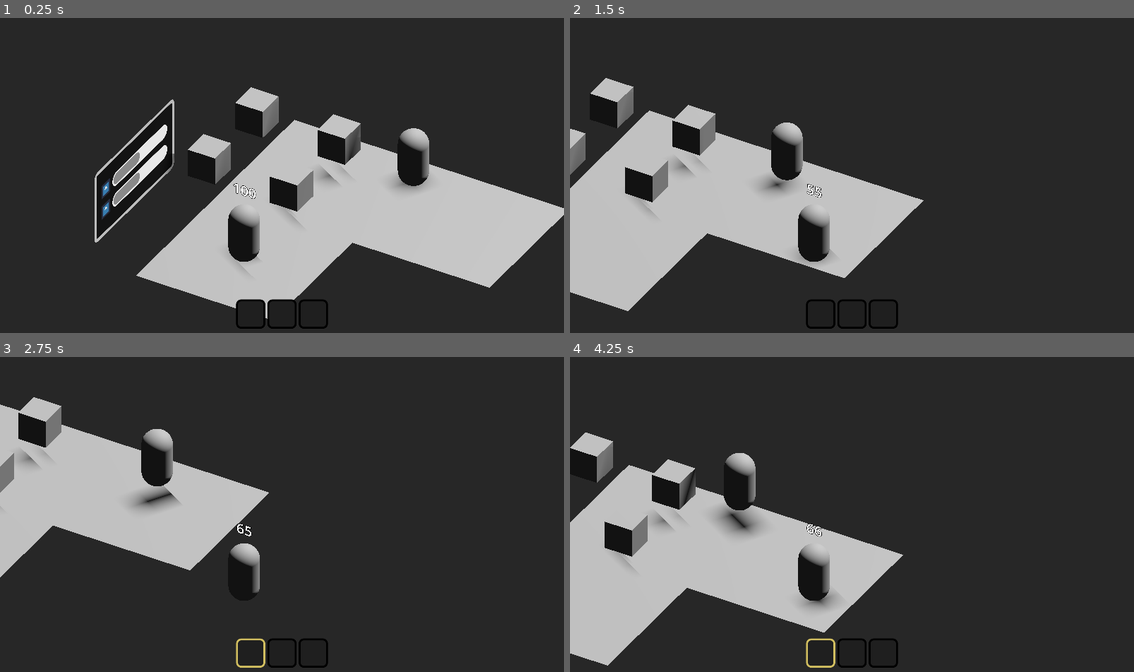
Above: before the commit, frames 1-4 (two rows, left to right).
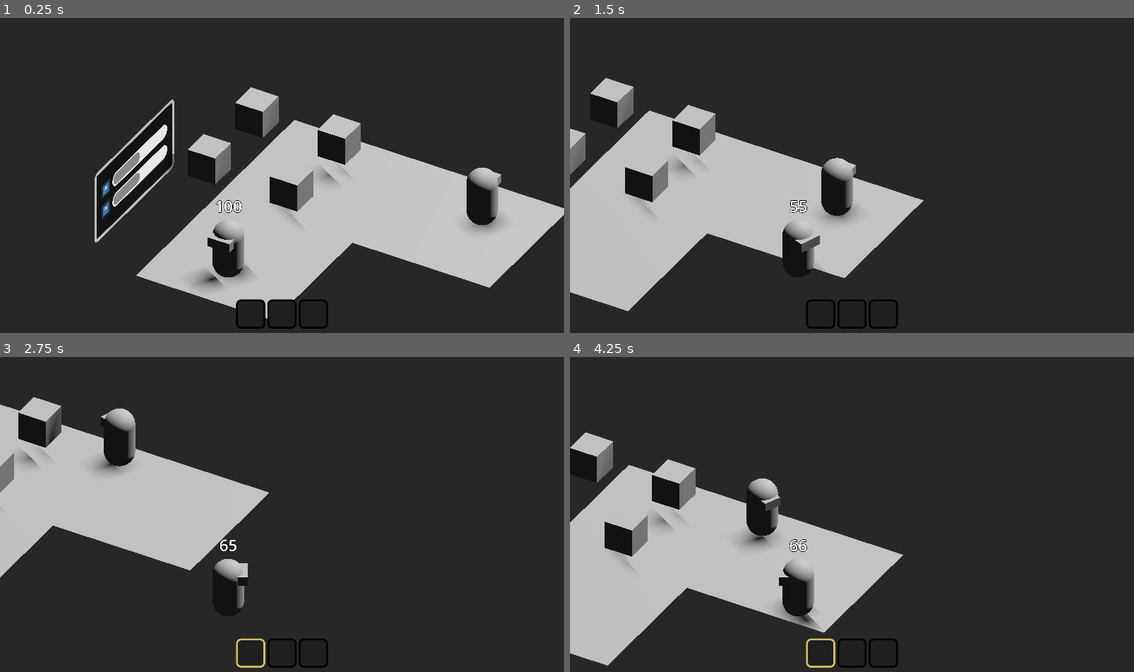
Above: after the commit, the same moments.

Repository: Scrawach/ld57
Game: Godot game, scene res://game.tscn
Two runs of this game, one before a commit and one after it. Both use one fixed random seed, a clock stepped at 60 frames per second and the inputs below. The engine's default icon, where the game draws it, is replaced by a stand-in: a white triangle on a blue panel in a dark square.
Inputs:
- Up to frame 1 (0.25 s): no input
- Up to frame 2 (1.5 s): hold D (move_right) 0.53-1.28 s; hold Shift (dash) 0.53-1.28 s; hold S (move_back) from 1.28 s (still down); tap E (interact) at 1.35 s
- Up to frame 3 (2.75 s): release S (move_back) at 2.03 s; hold D (move_right) from 2.03 s (still down); tap 1 at 2.1 s
- Up to frame 4 (4.25 s): release D (move_right) at 2.78 s; hold W (move_forward) 2.78-3.53 s; tap Shift (dash) at 2.85 s; hold A (move_left) from 3.53 s (still down); hold E (interact) from 3.53 s (still down)

The runs differ from the first frame. In frame 1, 4.0% of the frame differs, in the area x 34-90%, y 33-87%; in frame 2, 3.3%; in frame 3, 3.2%; in frame 4, 3.8%.

Commit message:
feature: implement chasing monster, and other naive states

Diff:
--- a/src/game.tscn
+++ b/src/game.tscn
@@ -15,8 +15,9 @@
 tonemap_mode = 2
 
 [sub_resource type="NavigationMesh" id="NavigationMesh_kve1j"]
-vertices = PackedVector3Array(-2, 0.5, -4, -2, 0.5, 0, 7, 0.5, 0, 7, 0.5, -4)
+vertices = PackedVector3Array(-2, 0.0999999, -4, -2, 0.0999999, 0, 7, 0.0999999, 0, 7, 0.0999999, -4)
 polygons = [PackedInt32Array(3, 2, 0), PackedInt32Array(0, 2, 1)]
+cell_height = 0.05
 
 [sub_resource type="QuadMesh" id="QuadMesh_p70e8"]
 
@@ -52,6 +53,7 @@
 mesh = SubResource("QuadMesh_p70e8")
 
 [node name="Monster" parent="World3D/Level" node_paths=PackedStringArray("waypoints") instance=ExtResource("2_74s4o")]
+transform = Transform3D(1, 0, 0, 0, 1, 0, 0, 0, 1, 5.48476, 0, -2.52374)
 waypoints = [NodePath("../Way Points/Marker3D"), NodePath("../Way Points/Marker3D2")]
 
 [node name="Way Points" type="Node3D" parent="World3D/Level"]
@@ -65,6 +67,7 @@
 gizmo_extents = 3.35
 
 [node name="Player" parent="World3D" node_paths=PackedStringArray("camera") instance=ExtResource("2_tmo8h")]
+transform = Transform3D(1, 0, 0, 0, 1, 0, 0, 0, 1, 0, 0, 4)
 camera = NodePath("../../Camera3D")
 
 [node name="Pickup Item" type="StaticBody3D" parent="World3D"]
--- a/src/monsters/monster.gd
+++ b/src/monsters/monster.gd
@@ -1,18 +1,74 @@
 class_name Monster
 extends Node3D
 
+const ATTACK_RANGE: float = 0.5
+
+enum State {
+	Idle,
+	Chasing,
+	Patrol
+}
+
 @export var speed := 2
+@export var patrol_speed := 4
+@export var chase_speed := 4
+
 @export var waypoints: Array[Node3D]
 
 @onready var nav_agent := $NavigationAgent3D as NavigationAgent3D
+@onready var chase_timer := $"Chase Timer" as Timer
+@onready var awaiting_timer := $"Awaiting Timer" as Timer
 
 var point_index: int = 0
 
+var player: Node3D
+var state: State
+
+func _ready() -> void:
+	chase_timer.timeout.connect(_on_chase_timeout)
+	awaiting_timer.timeout.connect(_on_awaiting_timeout)
+	_switch_to(State.Idle)
+
 func _physics_process(delta: float) -> void:
+	match state:
+		State.Chasing:
+			_process_chase(delta)
+		State.Patrol:
+			_process_patrol(delta)
+
+func _on_area_3d_body_entered(body: Node3D) -> void:
+	player = body
+	_switch_to(State.Chasing)
+
+func _on_area_3d_body_exited(body: Node3D) -> void:
+	chase_timer.start()
+
+func _process_attack() -> void:
+	pass
+
+func _process_chase(delta: float) -> void:
+	set_target_position(player.position)
+	_process_movement(delta)
+
+	if position.distance_to(player.position) < ATTACK_RANGE:
+		print("ATTACK!")
+
+func _on_chase_timeout() -> void:
+	_switch_to(State.Idle)
+	player = null
+
+func _on_awaiting_timeout() -> void:
+	_switch_to(State.Patrol)
+
+func _process_patrol(delta: float) -> void:
 	if nav_agent.is_navigation_finished():
 		select_next_point()
+		_switch_to(State.Idle)
 		return
 
+	_process_movement(delta)
+
+func _process_movement(delta: float) -> void:
 	var next_position := nav_agent.get_next_path_position()
 	var offset := next_position - global_position
 	global_position = global_position.move_toward(next_position, delta * speed)
@@ -21,6 +77,17 @@
 	if not offset.is_zero_approx():
 		look_at(global_position + offset, Vector3.UP)
 
+func _switch_to(new_state: State) -> void:
+	state = new_state
+	match state:
+		State.Idle:
+			awaiting_timer.start()
+		State.Patrol:
+			speed = patrol_speed
+		State.Chasing:
+			chase_timer.stop()
+			speed = chase_speed
+
 func select_next_point() -> void:
 	point_index += 1
 	point_index = point_index % waypoints.size()
--- a/src/monsters/monster.tscn
+++ b/src/monsters/monster.tscn
@@ -1,11 +1,15 @@
-[gd_scene load_steps=3 format=3 uid="uid://cu1sy3dij4mv2"]
+[gd_scene load_steps=5 format=3 uid="uid://cu1sy3dij4mv2"]
 
 [ext_resource type="Script" path="res://monsters/monster.gd" id="1_khyp3"]
 
 [sub_resource type="CapsuleMesh" id="CapsuleMesh_dddh6"]
 
+[sub_resource type="BoxMesh" id="BoxMesh_t25nv"]
+
+[sub_resource type="SphereShape3D" id="SphereShape3D_dyumk"]
+radius = 2.0
+
 [node name="Monster" type="Node3D"]
-transform = Transform3D(1, 0, 0, 0, 1, 0, 0, 0, 1, 3, 0, -3)
 script = ExtResource("1_khyp3")
 
 [node name="NavigationAgent3D" type="NavigationAgent3D" parent="."]
@@ -13,3 +17,24 @@
 [node name="MeshInstance3D" type="MeshInstance3D" parent="."]
 transform = Transform3D(1, 0, 0, 0, 1, 0, 0, 0, 1, 0, 1, 0)
 mesh = SubResource("CapsuleMesh_dddh6")
+
+[node name="MeshInstance3D" type="MeshInstance3D" parent="MeshInstance3D"]
+transform = Transform3D(-2.18557e-08, 0, -0.6, 0, 0.3, 0, 0.5, 0, -2.62268e-08, 0.0433874, 0.448601, -0.351676)
+mesh = SubResource("BoxMesh_t25nv")
+
+[node name="Area3D" type="Area3D" parent="."]
+transform = Transform3D(1, 0, 0, 0, 1, 0, 0, 0, 1, 0, 0, -1)
+collision_layer = 8
+collision_mask = 4
+
+[node name="CollisionShape3D" type="CollisionShape3D" parent="Area3D"]
+shape = SubResource("SphereShape3D_dyumk")
+
+[node name="Chase Timer" type="Timer" parent="."]
+one_shot = true
+
+[node name="Awaiting Timer" type="Timer" parent="."]
+one_shot = true
+
+[connection signal="body_entered" from="Area3D" to="." method="_on_area_3d_body_entered"]
+[connection signal="body_exited" from="Area3D" to="." method="_on_area_3d_body_exited"]
--- a/src/player.gd
+++ b/src/player.gd
@@ -16,6 +16,7 @@
 func _physics_process(delta: float) -> void:
 	_interaction_process(delta)
 	_movement_process(delta)
+	_rotation_process(delta)
 
 func _movement_process(delta: float) -> void:
 	var speed = movement_speed
@@ -29,6 +30,14 @@
 	var target_velocity = velocity.lerp(movement, delta * 10)
 	velocity = target_velocity
 	move_and_slide()
+
+func _rotation_process(delta: float) -> void:
+	var direction: float
+
+	if Vector2(velocity.z, velocity.x).length() > 0:
+		direction = Vector2(velocity.z, velocity.x).angle()
+
+	rotation.y = lerp_angle(rotation.y, direction, delta * 10)
 
 func get_movement_input(relative: Node3D) -> Vector3:
 	var input := Vector3.ZERO
--- a/src/player/player.tscn
+++ b/src/player/player.tscn
@@ -9,11 +9,13 @@
 
 [sub_resource type="CapsuleMesh" id="CapsuleMesh_fm8i8"]
 
+[sub_resource type="BoxMesh" id="BoxMesh_pyvwc"]
+
 [sub_resource type="SphereShape3D" id="SphereShape3D_d36ok"]
 radius = 2.0
 
 [node name="Player" type="CharacterBody3D"]
-transform = Transform3D(1, 0, 0, 0, 1, 0, 0, 0, 1, 0, 0, 3)
+collision_layer = 5
 script = ExtResource("1_ydiw7")
 
 [node name="CollisionShape3D" type="CollisionShape3D" parent="."]
@@ -23,6 +25,10 @@
 [node name="MeshInstance3D" type="MeshInstance3D" parent="."]
 transform = Transform3D(1, 0, 0, 0, 1, 0, 0, 0, 1, 0, 1, 0)
 mesh = SubResource("CapsuleMesh_fm8i8")
+
+[node name="MeshInstance3D" type="MeshInstance3D" parent="MeshInstance3D"]
+transform = Transform3D(0.778055, 0, 0, 0, 0.335436, 0, 0, 0, 0.500199, 0, 0.495081, 0.361226)
+mesh = SubResource("BoxMesh_pyvwc")
 
 [node name="Interact Zone" type="Area3D" parent="."]
 collision_layer = 2
@@ -43,11 +49,14 @@
 
 [node name="Recovery Timer" type="Timer" parent="Stamina"]
 wait_time = 0.2
+one_shot = true
 
 [node name="Consume Awaiting" type="Timer" parent="Stamina"]
+one_shot = true
 
 [node name="Label3D" type="Label3D" parent="." node_paths=PackedStringArray("stamina")]
 transform = Transform3D(1, 0, 0, 0, 1, 0, 0, 0, 1, 0.00903749, 2.63169, 0.00244689)
+billboard = 1
 text = "100
 "
 font_size = 100
--- a/src/project.godot
+++ b/src/project.godot
@@ -51,6 +51,8 @@
 [layer_names]
 
 3d_physics/layer_2="Interactable"
+3d_physics/layer_3="Player"
+3d_physics/layer_4="Enemy"
 
 [rendering]
 
Not shown: 1 places in src/player/player.tscn that only renumber resources
